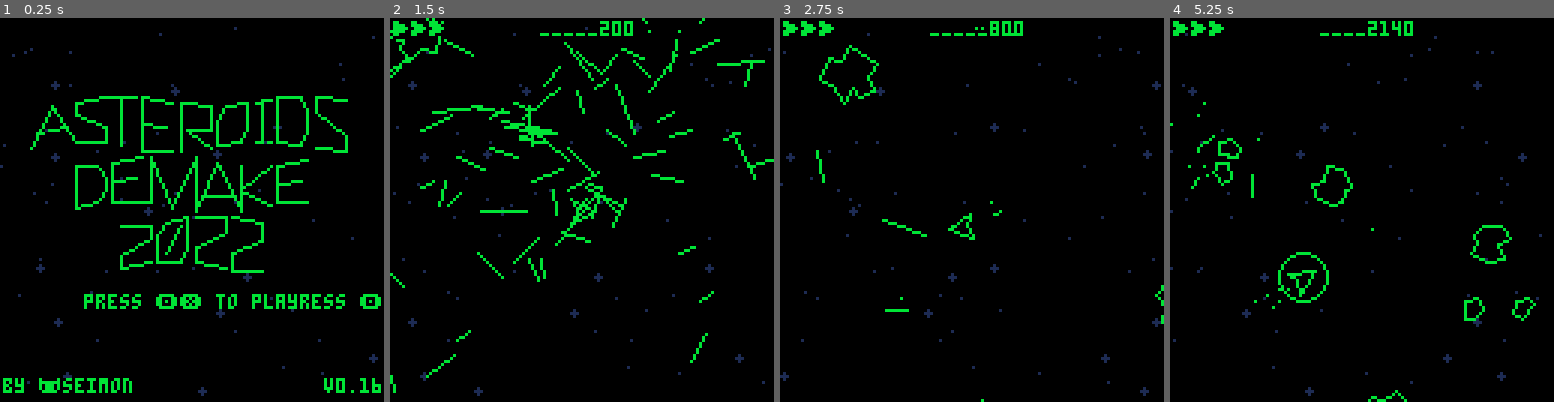
Above: before the commit, frames 1-4 (left to right).
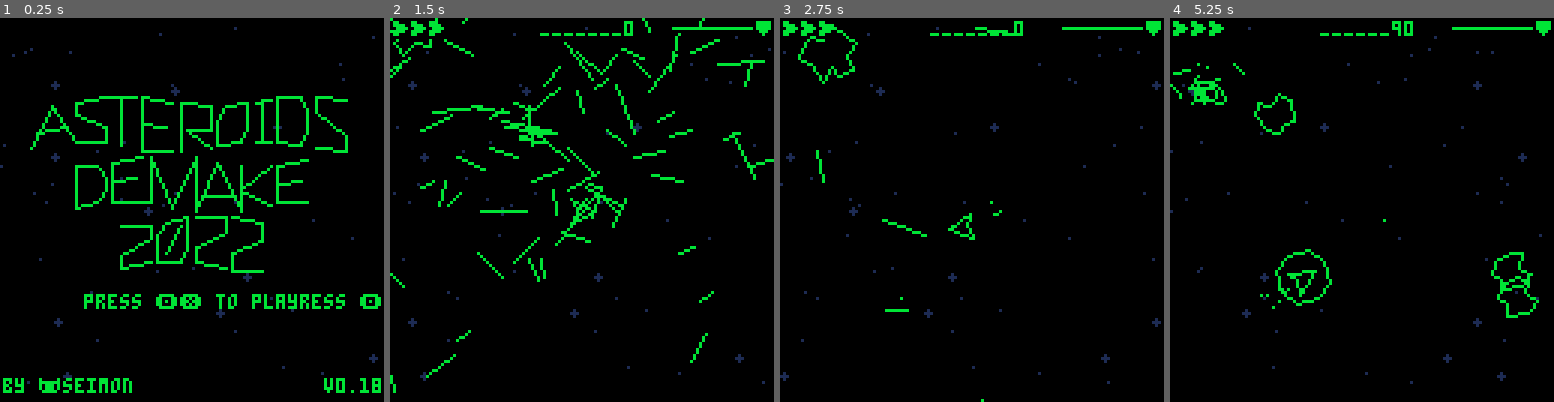
Above: after the commit, the same moments.

Repository: seimon/asteroid
Game: PICO-8 cartridge asteroid.p8
Same seed, same stepped clock (60 frames per second), same inputs: the game is played once before the commit and once after it.
Inputs:
- Up to frame 1 (0.25 s): no input
- Up to frame 2 (1.5 s): tap X (X key) at 0.33, 1.07 s; tap O (Z key) at 0.7 s
- Up to frame 3 (2.75 s): hold Right 1.6-2.1 s; tap O (Z key) at 1.7, 2.1, 2.5 s; tap X (X key) at 1.85 s; hold Up 2.15-2.42 s; hold Right from 2.47 s (still down)
- Up to frame 4 (5.25 s): tap O (Z key) every 0.4 s from 2.9 to 4.9 s; tap X (X key) at 2.97, 4.08, 5.2 s; release Right at 3.03 s; hold Left 3.08-3.58 s; hold Right 4.02-4.68 s; hold Up 4.73-5.03 s; hold Left from 5.08 s (still down)

The runs differ from the first frame. In frame 1, 0.2% of the frame differs, in the area x 4-100%, y 17-99%; in frame 2, 0.9%; in frame 3, 1.2%; in frame 4, 3.1%, in the area x 0-100%, y 0-100%.

Commit message:
v0.18
- 방어막 동작 1차 완성

Diff:
--- a/asteroid.lua
+++ b/asteroid.lua
@@ -1,5 +1,5 @@
 dev=0
-ver="0.16" -- 2022/07/01
+ver="0.18" -- 2022/07/01
 
 poke(0X5F5C, 12) poke(0X5F5D, 3) -- Input Delay(default 15, 4)
 poke(0x5f2d, 0x1) -- Use Mouse input
@@ -155,11 +155,12 @@
 	end
 	return arr
 end
-shape_ufo=str_to_arr("6,2,0,5,-6,2,6,2,2,-1,-2,-1,-6,2,-2,-1,-2,-3,2,-3,2,-1")
-shape_ship=str_to_arr("4,0,-4,4,-2,0,-4,-4,4,0")
-shape_ast1=str_to_arr("4,0,2,-1,2,-3,-1,-4,-2,-2,-4,0,-2,1,-3,2,-2,4,0,3,2,4,4,0",2.3)
-shape_ast2=str_to_arr("4,0,2,4,0,3,-2,4,-4,2,-4,-2,-2,-4,0,-2,3,-3,4,0",1.5)
-shape_ast3=str_to_arr("4,2,2,4,-4,0,-2,-4,3,-3,4,2",0.85)
+s_ufo=str_to_arr("6,2,0,5,-6,2,6,2,2,-1,-2,-1,-6,2,-2,-1,-2,-3,2,-3,2,-1")
+s_ship=str_to_arr("4,0,-4,4,-2,0,-4,-4,4,0")
+s_shield=str_to_arr("0,-3,-2,-2,-3,0,-2,2,0,3,2,2,3,0,2,-2,0,-3",3)
+s_ast1=str_to_arr("4,0,2,-1,2,-3,-1,-4,-2,-2,-4,0,-2,1,-3,2,-2,4,0,3,2,4,4,0",2.3)
+s_ast2=str_to_arr("4,0,2,4,0,3,-2,4,-4,2,-4,-2,-2,-4,0,-2,3,-3,4,0",1.5)
+s_ast3=str_to_arr("4,2,2,4,-4,0,-2,-4,3,-3,4,2",0.85)
 s_title_str="0,6,3,0,6,6,10,6,10,4,6,2,6,0,10,0,14,0,x,x,12,0,12,6,x,x,1,4,5,4" -- AST
 s_title_str=s_title_str..",x,x,19,0,15,0,15,6,19,6,x,x,15,3,18,3" -- E
 s_title_str=s_title_str..",x,x,20,6,20,0,24,0,24,3,21,3,24,6,x,x,25,6,28,6,29,4,29,0,26,0,25,2,25,6" -- RO
@@ -170,7 +171,6 @@
 s_2022=str_to_arr("0,0,4,0,4,2,0,4,0,6,4,6,x,x,6,0,5,2,5,6,8,6,9,4,9,0,6,0,x,x,6,5,8,1,x,x,10,0,14,0,14,2,10,4,10,6,14,6,x,x,15,0,19,0,19,2,15,4,15,6,19,6",2.5)
 s_game=str_to_arr("4,0,1,0,0,2,0,6,4,6,4,3,2,3,x,x,4,6,7,0,10,6,10,0,13,6,16,0,16,6,x,x,5,4,9,4,x,x,21,0,17,0,17,6,21,6,x,x,17,3,20,3",2.5)
 s_over=str_to_arr("4,0,4,4,3,6,0,6,0,2,1,0,4,0,x,x,5,0,8,6,11,0,x,x,16,0,12,0,12,6,16,6,x,x,12,3,15,3,x,x,17,6,17,0,21,0,21,3,18,3,21,6",2.5)
-
 s_circle={}
 for i=0,24 do
 	local r=i/24
@@ -284,7 +284,7 @@
 					if abs(v.x-e.x)<=dist and abs(v.y-e.y)<=dist and get_dist(v.x,v.y,e.x,e.y)<=dist then
 						score_up(e.size)
 						if(e.size<3) add(killed,{x=e.x,y=e.y,size=e.size})
-						local shape=(e.size==1) and shape_ast1 or (e.size==2) and shape_ast2 or shape_ast3
+						local shape=(e.size==1) and s_ast1 or (e.size==2) and s_ast2 or s_ast3
 						add_break_eff(e.x,e.y,shape)
 						add_explosion_eff(e.x,e.y,v.sx,v.sy)
 						del(self.particles,v)
@@ -301,7 +301,7 @@
 				local dist=4+(_ship.use_shield and 5 or 0)
 				local x,y=_ship.x,_ship.y
 				if abs(v.x-x)<=dist and abs(v.y-y)<=dist and get_dist(v.x,v.y,x,y)<=dist then
-					if _ship.use_shield then add_explosion_eff(v.x,v.y,v.sx,v.sy)
+					if _ship.use_shield then add_explosion_eff(v.x,v.y,v.sx,v.sy) sfx(2,3)
 					else _ship:kill() end
 					del(self.particles,v)
 				end
@@ -386,22 +386,21 @@
 	self.head={x=0,y=0}
 	self.fire_spd=1.6
 	self.fire_intv=0
-	self.fire_intv_full=14-(dev==1 and 12 or 0)
-	-- self.bomb_spd=0.7
-	-- self.bomb_intv=0
-	-- self.bomb_intv_full=60
+	self.fire_intv_full=14-(dev==1 and 10 or 0)
+
 	self.use_shield=false
-	self.shield_timer=120
-	self.shield_refill_timer=300
+	self.shield_enable=true
+	self.shield_timer=150
+	self.shield_timer_max=150
+
 	self.is_killed=false
-	-- self.hit_count=0
-	-- self:show(true)
+
 	self:on("update",self.on_update)
 end
 
 function ship:_draw()
 	local x,y=self.x,self.y
-	draw_shape(shape_ship,x,y,11,self.angle)
+	self:draw_ship(x,y)
 	local x0=cos(self.angle)
 	local y0=sin(self.angle)
 	self.tail.x=x-x0*6
@@ -409,15 +408,20 @@
 	self.head.x=x+x0*8
 	self.head.y=y+y0*8
 
+	-- 변두리에 있을 때 맞은편에도 그림
+	if x<4 then self:draw_ship(x+130,y) end
+	if y<4 then self:draw_ship(x,y+130) end
+	if x>123 then self:draw_ship(x-130,y) end
+	if y>123 then self:draw_ship(x,y-130) end
+end
+
+function ship:draw_ship(x,y)
+	draw_shape(s_ship,x,y,11,self.angle)
+	-- if self.use_shield then circ(x,y,8,11) end
 	if self.use_shield then
-		circ(x,y,8,11)
-	end
-
-	-- 변두리에 있을 때 맞은편에도 그림
-	if x<4 then draw_shape(shape_ship,x+130,y,11,self.angle) end
-	if y<4 then draw_shape(shape_ship,x,y+130,11,self.angle) end
-	if x>123 then draw_shape(shape_ship,x-130,y,11,self.angle) end
-	if y>123 then draw_shape(shape_ship,x,y-130,11,self.angle) end
+		local r=self.shield_timer/self.shield_timer_max
+		draw_shape(s_shield,x,y,11,-f%30/30,false,r)
+	end
 end
 
 function ship:on_update()
@@ -458,7 +462,7 @@
 	self.fire_intv-=1
 	if btn(4) and self.fire_intv<=0 then
 
-		if(dev) score_up(4)
+		if(dev==1) score_up(4)
 
 		sfx(23,-1)
 		self.fire_intv=self.fire_intv_full
@@ -477,17 +481,17 @@
 	end
 
 	-- shield
-	-- TODO: 동작 제대로 구현해야 함
-	if btn(5) and self.shield_timer>0 then
+	if btn(5) and self.shield_timer>0 and self.shield_enable then
 		self.use_shield=true
 		self.shield_timer-=1
+		if(self.shield_timer<=0) self.shield_enable=false
 	else
 		self.use_shield=false
-		if self.shield_refill_timer>0 then
-			self.shield_refill_timer-=1
+		if self.shield_enable then
+			if(self.shield_timer<self.shield_timer_max) self.shield_timer+=1
 		else
-			self.shield_refill_timer=300
-			self.shield_timer=120
+			self.shield_timer+=0.2
+			if(self.shield_timer>=self.shield_timer_max) self.shield_enable=true
 		end
 	end
 
@@ -551,7 +555,7 @@
 			if self.use_shield then
 				-- 충돌 방향만 보고 서로 반대로 밀기
 				local d=atan2(e.x-x,e.y-y)
-				local sx,sy=cos(d)*0.5,sin(d)*0.5
+				local sx,sy=cos(d)*0.35,sin(d)*0.35
 				e.spd_x=sx
 				e.spd_y=sy
 				e.x+=sx*2
@@ -577,8 +581,8 @@
 	sfx(-1,2) -- 분사음 강제로 끔
 	local x,y=self.x,self.y
 	add_explosion_eff(x,y,self.spd_x,self.spd_y,2,40)
-	add_break_eff(x,y,shape_ship,1,60)
-	add_break_eff(x,y,shape_ship,2,60)
+	add_break_eff(x,y,s_ship,1,60)
+	add_break_eff(x,y,s_ship,2,60)
 
 	self.is_killed=true
 	self:show(false)
@@ -597,6 +601,7 @@
 		else
 			_enemies:kill_all()
 			gg.is_gameover=true
+			gg.scene_timer=0
 			gg.key_wait=30
 		end
 		self:remove_handler("update",self.on_killed)
@@ -612,7 +617,8 @@
 	self.thrust=0
 	self.thrust_acc=0
 	self.is_killed=false
-	-- todo: 쉴드도 리셋해야 함
+	self.shield_enable=true
+	self.shield_timer=self.shield_timer_max
 end
 
 function ship:revive()
@@ -647,7 +653,7 @@
 		local r=rnd()
 		local x=cos(r)*90
 		local y=sin(r)*90
-		self:add(64+x,64+y,1,-x*0.003,-y*0.003,true)
+		self:add(64+x,64+y,1,-x*0.002,-y*0.002,true)
 	end
 
 	-- 10000점마다 UFO 출현
@@ -700,7 +706,7 @@
 			if(e.x>130) del(self.list,e)
 
 		else
-			local shape=(e.size==1) and shape_ast1 or (e.size==2) and shape_ast2 or shape_ast3
+			local shape=(e.size==1) and s_ast1 or (e.size==2) and s_ast2 or s_ast3
 			draw_shape(shape,e.x,e.y,11,e.angle)
 
 			-- 변두리에 있을 때 맞은편에도 그림(생성 초기는 제외)
@@ -718,8 +724,8 @@
 function enemies:add(x,y,size,spd_x,spd_y,yeanling) -- size=1(big)~3(small),4(ufo)
 	local sx,sy,sr=spd_x,spd_y,0
 	if size!=4 then
-		if(sx==nil) sx=(0.2+rnd(0.4))*(rndi(1)-0.5)
-		if(sy==nil) sy=(0.2+rnd(0.4))*(rndi(1)-0.5)
+		if(sx==nil) sx=(0.1+rnd(0.3))*(rndi(1)-0.5)
+		if(sy==nil) sy=(0.1+rnd(0.3))*(rndi(1)-0.5)
 		sr=(0.5+rnd(1))*(rndi(1)-0.5)*0.01
 	end
 	local e={
@@ -738,7 +744,7 @@
 
 function enemies:kill_all()
 	for e in all(self.list) do
-		add_break_eff(e.x,e.y,shape_ast2,3,60)
+		add_break_eff(e.x,e.y,s_ast2,3,60)
 	end
 	sfx(3,3)
 	self.list={}
@@ -749,7 +755,7 @@
 	for e in all(self.list) do
 		if abs(cx-e.x)<=r and abs(cy-e.y)<=r and get_dist(cx,cy,e.x,e.y)<=r then
 			del(self.list,e)
-			add_break_eff(e.x,e.y,shape_ast2)
+			add_break_eff(e.x,e.y,s_ast2)
 			sfx(3,3)
 		end
 	end
@@ -844,7 +850,7 @@
 	if gg.score1\5000+gg.score2*2>gg.bonus_earned then
 		gg.ships=min(gg.ships+1,8)
 		gg.bonus_earned+=1
-		-- todo: 보너스 효과
+		-- todo: 보너스 이펙트, 소리
 	end
 
 end
@@ -872,13 +878,16 @@
 	return p
 end
 
-function draw_shape(arr,x,y,c,r,with_wave)
-	local p1=rotate(arr[1],arr[2],r)
-	for i=3,#arr-1,2 do
+function draw_shape(arr,x,y,c,angle,with_wave,draw_ratio)
+	local p1=rotate(arr[1],arr[2],angle)
+	local i2=#arr-1
+	if draw_ratio then i2=3+flr(#arr-3)*clamp(draw_ratio,0,1) end
+	for i=3,i2,2 do
+	-- for i=3,#arr-1,2 do
 		if arr[i]=="x" then
 			p1={x="x",y="x"}
 		else
-			local p2=rotate(arr[i],arr[i+1],r)
+			local p2=rotate(arr[i],arr[i+1],angle)
 			if p1.x!="x" then
 				if with_wave then
 					local dy1=sin((p1.x+p1.y-f)%60/60)*2
@@ -992,8 +1001,8 @@
 function print_score(len,x,y)
 	local t0,t1="",get_score_str()
 	for i=1,len-#t1 do t0=t0.."_" end
-	printa(t0,x,y,11,0)
-	printa(t1,x+len*4,y,11,1)
+	printa(t0,x,y,11,0,true)
+	printa(t1,x+len*4,y,11,1,true)
 end
 function get_score_str()
 	-- 소숫점 덧셈 버그 때문에 정수 2개 사용(0.1+0.1=0.199같은 버그)
@@ -1036,17 +1045,15 @@
 
 function _init()
 	gg_reset()
-	--music(13,2000,2)
+	-- music(13,2000,2)
 	_space=space.new()
 	_ship=ship.new()
 	_enemies=enemies.new()
 	_title=title.new()
-	_space_f=space.new(true)
 	stage:add_child(_space)
 	stage:add_child(_ship)
 	stage:add_child(_enemies)
 	stage:add_child(_title)
-	stage:add_child(_space_f)
 end
 function _update60()
 	f+=1
@@ -1058,12 +1065,27 @@
 
 	-- ui
 	if not (gg.is_title or gg.is_gameover) then
-		fillp(0b1010010110100101.1) rectfill(0,0,127,6,0) fillp()
+		-- fillp(0b1010010110100101.1) rectfill(0,0,127,6,0) fillp() -- 망점 가리기
 		-- for i=0,127 do for j=0,6 do pset(i,j,pget(i,j)==0 and 0 or 1) end end -- 좀 무거운 방식이라 개선 필요
 		print_score(8,50,1)
-		for i=0,gg.ships-1 do
-			spr(13,1+i*6,1)
-		end
+		palt(3,true) palt(0,false)
+		for i=0,gg.ships-1 do spr(13,1+i*6,1) end
+		-- spr(_ship.shield_enable and 11 or 12,93,1)
+		spr(_ship.shield_enable and 11 or 12,122,1)
+		palt()
+		local w=_ship.shield_timer/_ship.shield_timer_max*26
+		if w>1 then
+			--[[ rectfill(100,3,100+w,5,0)
+			fillp(0b1010101010101010.1) rectfill(99,2,99+w,4,11) fillp() ]]
+			--[[ rectfill(121-w,3,121,5,0)
+			fillp(0b0101010101010101.1) rectfill(120-w,2,120,4,11) fillp() ]]
+			line(121-w,4,121,4,0)
+			line(120-w,3,120,3,11)
+			-- todo: 모양 좀 다듬고.... 어디 부딛히면 실드 더 많이 닳아야 할 듯?
+		end
+
+
+
 	end
 
 	-- 개발용
--- a/asteroid.p8
+++ b/asteroid.p8
@@ -3,14 +3,14 @@
 __lua__
 #include asteroid.lua
 __gfx__
-00aaa900000000000a000000009998000066650000000000008000000077770000bbb30000000000006665000000000000000000bb000000000bbbbb00000000
-079a9a90000aa000a94000000a89898007565650080000000888000007777770073b3b3000088000075656500000000000000000bbbb000000b00000b0000000
-a9a9999900733400040000009891188865622555880000000000000077777777b3b88335008a98006561155500000000000000000bbbb0000b0000000b000000
-aa9999940a3733400000000099161182662f225108000000000000007777777abb87883508a7a980661711520000000000000000bbbb0000bbbbbbbbbbb00000
-a99999940a333b400000000098111c886522285500000000000000007777777ab3888935089a998065111c550000000000000000bb000000b0b0b0b0b0b00000
-9999949400a3b400000000008881c28255528151000000000000000077777a7a33389535008998005551c252000000000000000000000000bbbbbbbbbbb00000
-0949494000044000000000000828282005151510000000000000000007a7a7a00353535000088000052525200000000000000000000000000b0000000b000000
-00944400000000000000000000828200005151000000000000000000007aaa0000555500000000000052520000000000000000000000000000b00000b0000000
+00aaa900000000000a000000009998000066650000000000008000000077770000bbb3000000000000666500bbbbb333bbbbb333bb333333000bbbbb00000000
+079a9a90000aa000a94000000a89898007565650080000000888000007777770073b3b300008800007565650bbbbb033b000b033bbbb333300b00000b0000000
+a9a9999900733400040000009891188865622555880000000000000077777777b3b88335008a980065611555bbbbb033b033b0333bbbb3330b0000000b000000
+aa9999940a3733400000000099161182662f225108000000000000007777777abb87883508a7a980661711523bbb00333b3b0033bbbb0033bbbbbbbbbbb00000
+a99999940a333b400000000098111c886522285500000000000000007777777ab3888935089a998065111c5533b0033333b00333bb000333b0b0b0b0b0b00000
+9999949400a3b400000000008881c28255528151000000000000000077777a7a33389535008998005551c252333033333330333330033333bbbbbbbbbbb00000
+0949494000044000000000000828282005151510000000000000000007a7a7a00353535000088000052525203333333333333333333333330b0000000b000000
+00944400000000000000000000828200005151000000000000000000007aaa0000555500000000000052520033333333333333333333333300b00000b0000000
 00000000000000000008800000000000000000000000b50003300b5000b50000000000000000000000000000000000000000000000000000000bbbbb00000000
 30003300000b880000898800009830000033000b0000b5000053b50000b500000000000000000000000000000000000000000000000000000000000000000000
 5303b38000b7b88003b7b35009ab350008b330b300b333bb00055000bb3333000000000000000000000000000000000000000000000000000000000000000000
Not shown, changed: index.js
